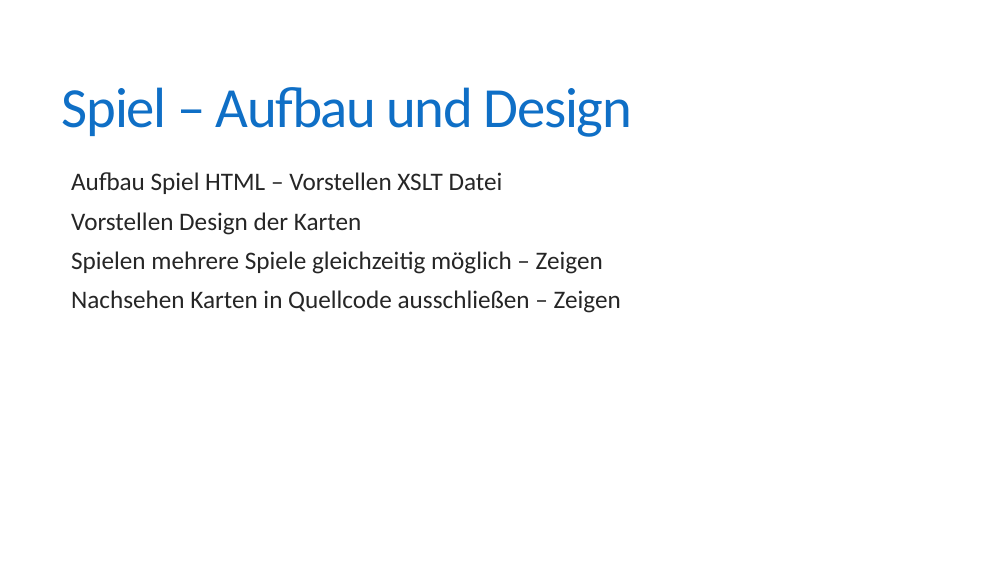
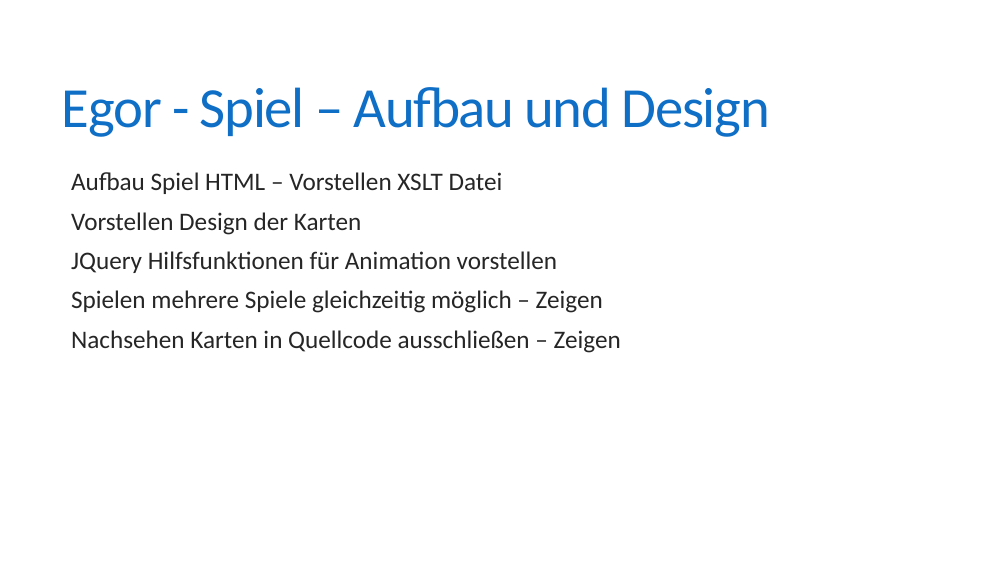
Before and after one commit to fborrmann/memory_game, a slide deck: slide 8 of Memory.pptx (slide 7 before the commit). Drawn at 1008x567 pixels with LibreOffice and Linux fonts; fonts in the diff are those of the drawing. Boxes give left, top, right and bottom in pixels: in the first picture for what was removed or moved away, otherwise in the second. Text is boxed around its words. In the diff, an @@ line names an element or a change of style, - is before the commit and + after.

```diff
--- a/Memory.pptx
+++ b/Memory.pptx
@@ title at (62, 87, 769, 137): text changed @@
-Spiel – Aufbau und Design
+Egor - Spiel – Aufbau und Design
@@ text at (71, 251, 557, 273): paragraph added @@
+  JQuery Hilfsfunktionen für Animation vorstellen
```
Also in this commit, not shown: 3 other slides changed, 2 other files.
